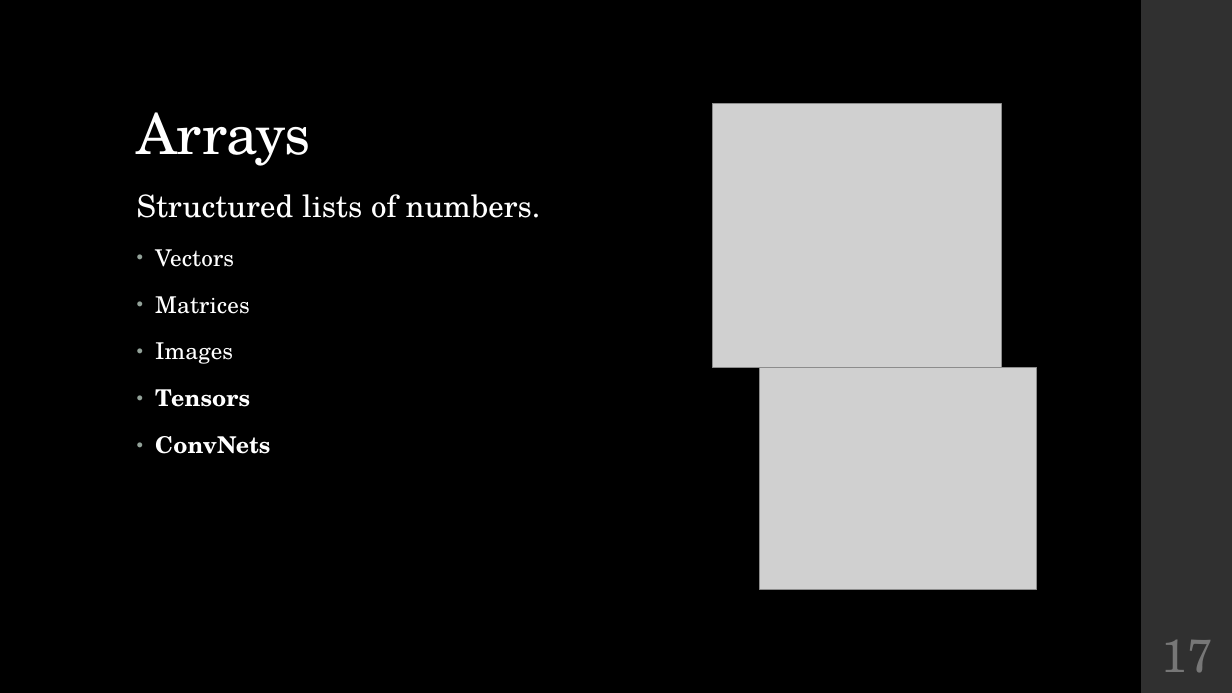
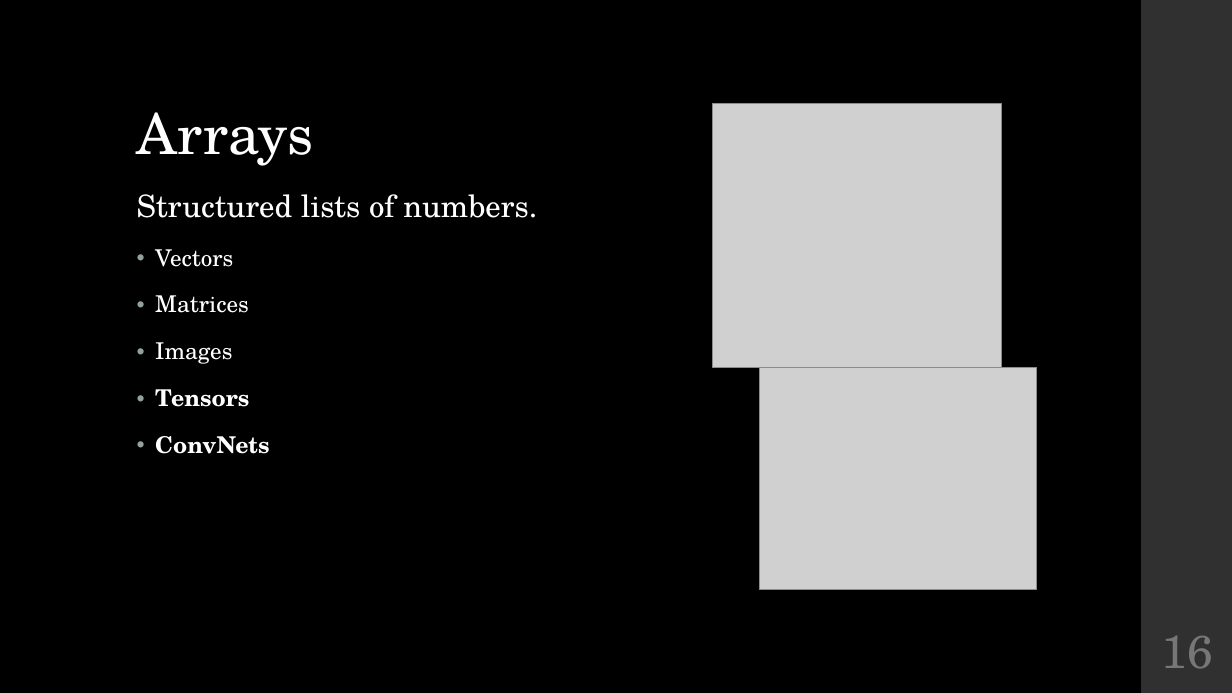
Before and after one commit to LaunchCoderGirlSTL/Data-Science-Assignments, a slide deck: slide 16 of course_material/week_03/week_03_presentation.pptx (slide 17 before the commit). Drawn at 1232x693 pixels with LibreOffice and Linux fonts; fonts in the diff are those of the drawing; grey boxes stand for pictures. Boxes give left, top, right and bottom in pixels: in the first picture for what was removed or moved away, otherwise in the second. Text is boxed around its words. In the diff, an @@ line names an element or a change of style, - is before the commit and + after.

```diff
--- a/course_material/week_03/week_03_presentation.pptx
+++ b/course_material/week_03/week_03_presentation.pptx
@@ title "Arrays" at bbox=[137, 112, 314, 166]: letter spacing -0.5 to 0 pt @@
@@ text "Structured lists of numbers." at bbox=[137, 194, 537, 454]: letter spacing 0.1 to 0 pt; less space between paragraphs @@
@@ page number at bbox=[1162, 636, 1213, 669]: text changed @@
-17
+16
```
Also in this commit, not shown: 19 other slides changed, 1 slide removed, 2 other files.
